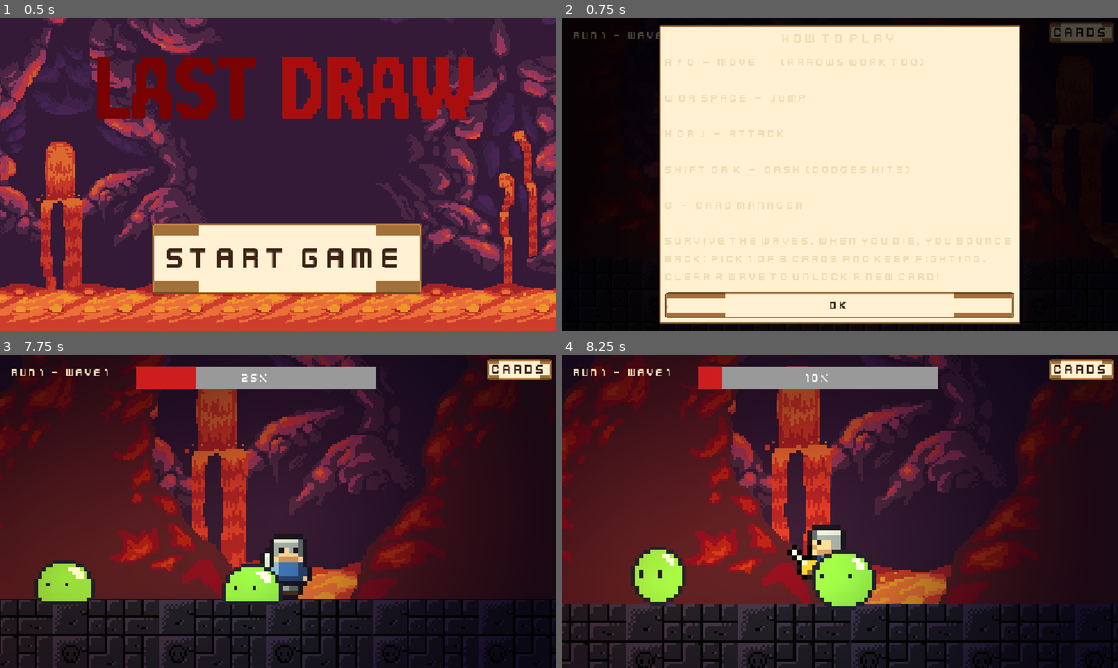
Above: before the commit, frames 1-4 (two rows, left to right).
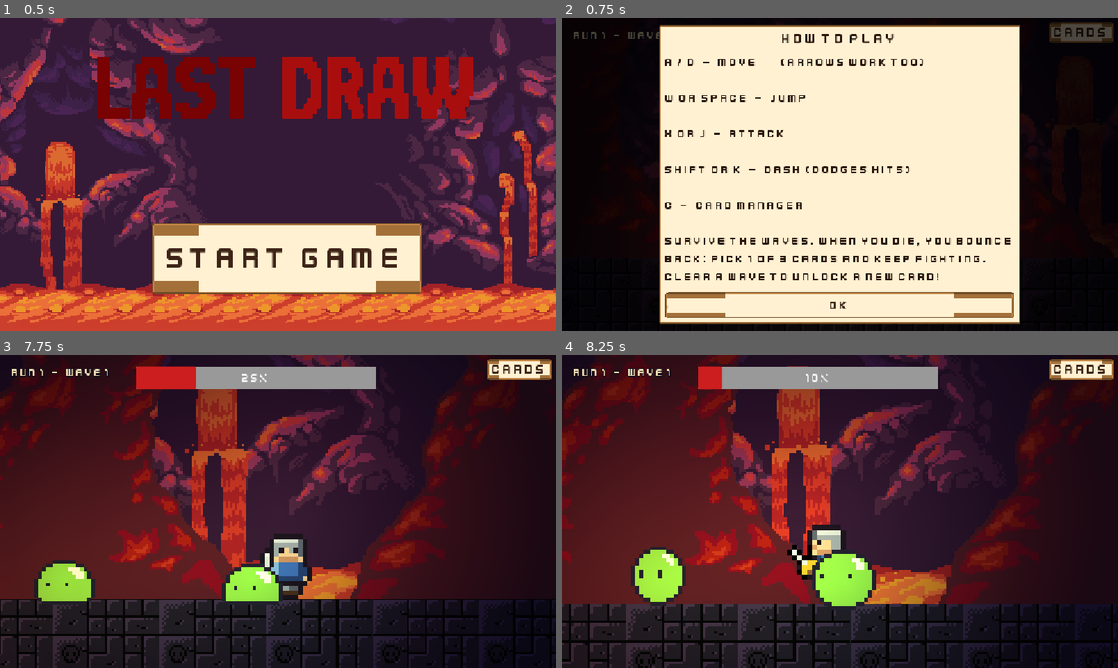
Above: after the commit, the same moments.

Repository: BillNyeFan123-creator/rebound
Game: Godot game, scene res://start_screen.tscn
The game is run twice, just before and just after one commit, with the same random seed, the same clock (stepped at 60 frames per second) and the same inputs.
Inputs (mouse positions are in pixels of both pictures, inside the frame that each line leads up to):
- Up to frame 1 (0.5 s): no input
- Up to frame 2 (0.75 s): click "Start Game" at 0.5 s
- Up to frame 3 (7.75 s): click "OK" at 1.25 s; move the mouse to (400, 495) at 2.02 s; hold D (move_right) 2.03-2.75 s; tap X (attack) every 1.5 s from 2.1 to 6.6 s; click (400, 495) at 2.17 s; tap W (jump) at 2.27, 5.27 s; drag from (166, 527) to (311, 555) at 2.77 s; move the mouse to (333, 442) at 3.52 s; hold A (move_left) 3.53-4.25 s; drag from (250, 574) to (111, 464) at 4.27 s; move the mouse to (444, 558) at 5.02 s; hold D (move_right) 5.03-5.75 s; drag from (111, 464) to (450, 624) at 5.77 s; move the mouse to (305, 511) at 6.52 s; hold D (move_right) 6.53-7.25 s; click (305, 511) at 6.67 s; drag from (194, 433) to (166, 527) at 7.27 s
- Up to frame 4 (8.25 s): move the mouse to (962, 495) at 8.02 s; hold A (move_left) from 8.03 s (still down); tap X (attack) at 8.1 s

Frame 1 is identical in both runs. In frame 2, 3.1% of the frame differs, in the area x 18-81%, y 5-84%; in frame 3, less than 0.1%; in frame 4, 0.1%.

Commit message:
Darker text on cream UI panels; HUD run label gets light color + outline

Diff:
--- a/assets/Themes/MainTheme.tres
+++ b/assets/Themes/MainTheme.tres
@@ -79,7 +79,7 @@
 Button/styles/hover = SubResource("StyleBoxTexture_hover")
 Button/styles/normal = SubResource("StyleBoxTexture_normal")
 Button/styles/pressed = SubResource("StyleBoxTexture_pressed")
-Label/colors/font_color = Color(0.937255, 0.866667, 0.701961, 1)
+Label/colors/font_color = Color(0.16, 0.09, 0.05, 1)
 Panel/styles/panel = SubResource("StyleBoxTexture_panel")
 PanelContainer/styles/panel = SubResource("StyleBoxTexture_panel")
 ScrollContainer/styles/panel = SubResource("StyleBoxTexture_panel_in")
--- a/scenes/HealthHUD.tscn
+++ b/scenes/HealthHUD.tscn
@@ -20,6 +20,9 @@
 offset_top = 24.0
 offset_right = 400.0
 offset_bottom = 60.0
+theme_override_colors/font_color = Color(0.937255, 0.866667, 0.701961, 1)
+theme_override_colors/font_outline_color = Color(0.05, 0.04, 0.09, 1)
+theme_override_constants/outline_size = 6
 text = "RUN 1 - WAVE 0"
 
 [node name="HealthBar" type="ProgressBar" parent="." unique_id=1954694674]
Not shown, added: Rebound-itch.zip
